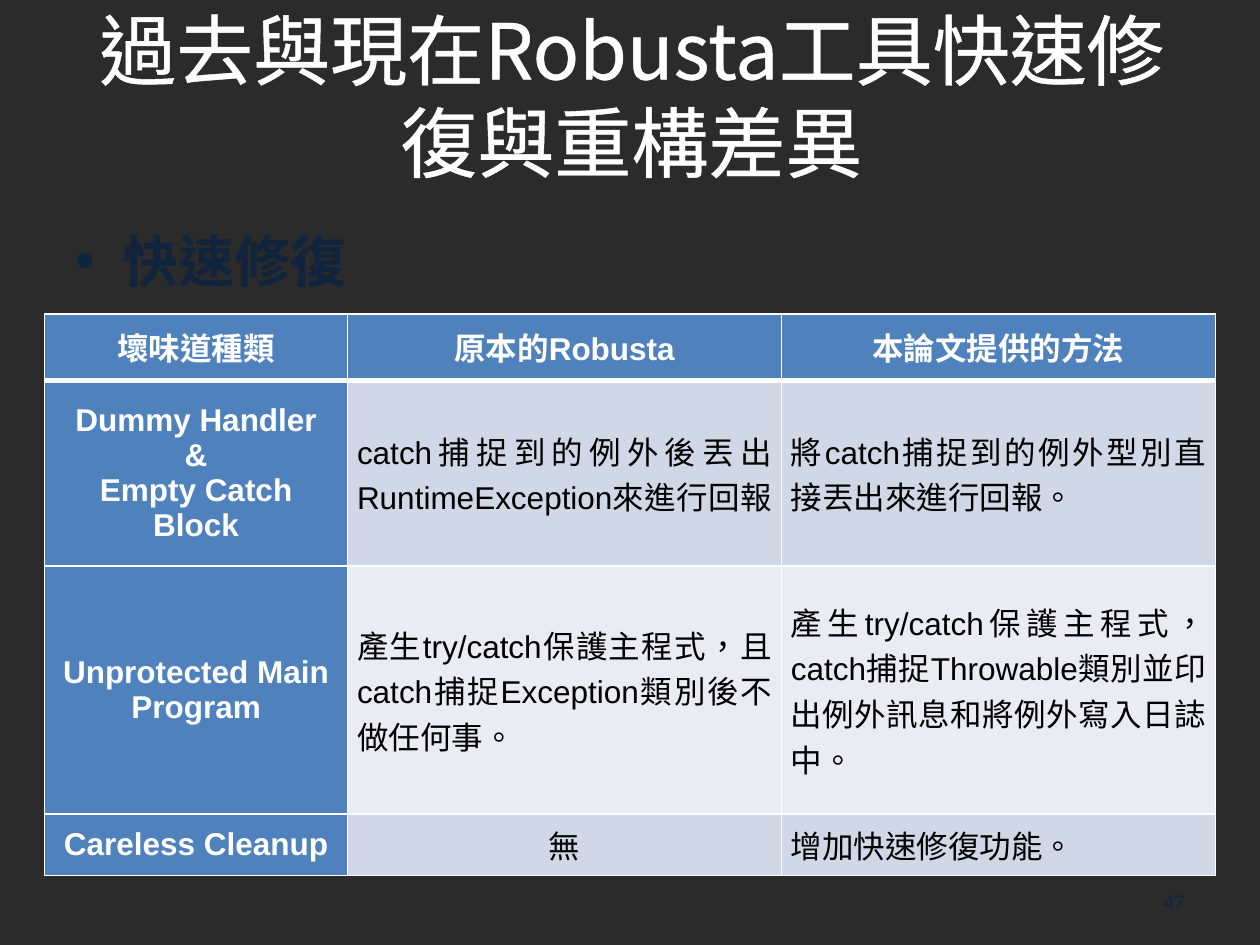
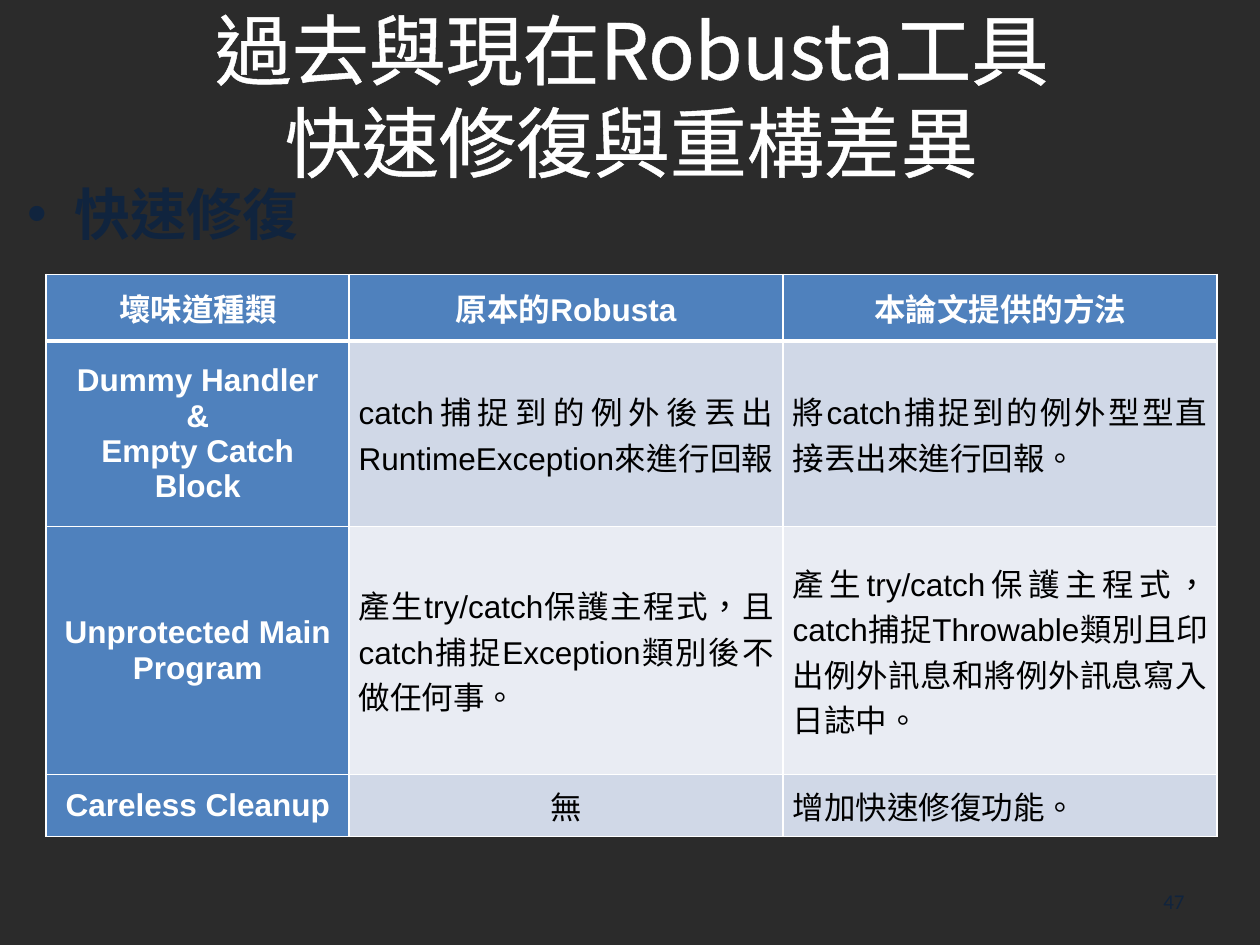
Before and after one commit to s7130457/thesis, a slide deck: slide 47 of 楊雅雯-口試投影片.pptx. Drawn at 1260x945 pixels with LibreOffice and Linux fonts; fonts in the diff are those of the drawing; background and template pictures are left out; a plain dark background stands for a picture behind light text. Boxes give left, top, right and bottom in pixels: in the first picture for what was removed or moved away, otherwise in the second. Text is boxed around its words. In the diff, an @@ line names an element or a change of style, - is before the commit and + after.

```diff
--- a/楊雅雯-口試投影片.pptx
+++ b/楊雅雯-口試投影片.pptx
@@ title at bbox=[215, 14, 1048, 179]: spaces changed @@
-過去與現在Robusta工具快速修復與重構差異
+過去與現在Robusta工具
+快速修復與重構差異
@@ text "快速修復" rewrapped from bbox=[400, 107, 862, 179] to bbox=[75, 171, 299, 252] @@
@@ table at bbox=[47, 275, 1216, 837] @@
-row 2, column 3: 將catch捕捉到的例外型別直接丟出來進行回報。
+row 2, column 3: 將catch捕捉到的例外型型直接丟出來進行回報。
-row 3, column 3: 產生try/catch保護主程式，catch捕捉Throwable類別並印出例外訊息和將例外寫入日誌中。
+row 3, column 3: 產生try/catch保護主程式，catch捕捉Throwable類別且印出例外訊息和將例外訊息寫入日誌中。
@@ table: place and size @@
-table at bbox=[44, 314, 1213, 876]
+table at bbox=[47, 275, 1216, 837]
```
Also in this commit, not shown: 22 other slides changed, 5 slides added, 3 other files.
